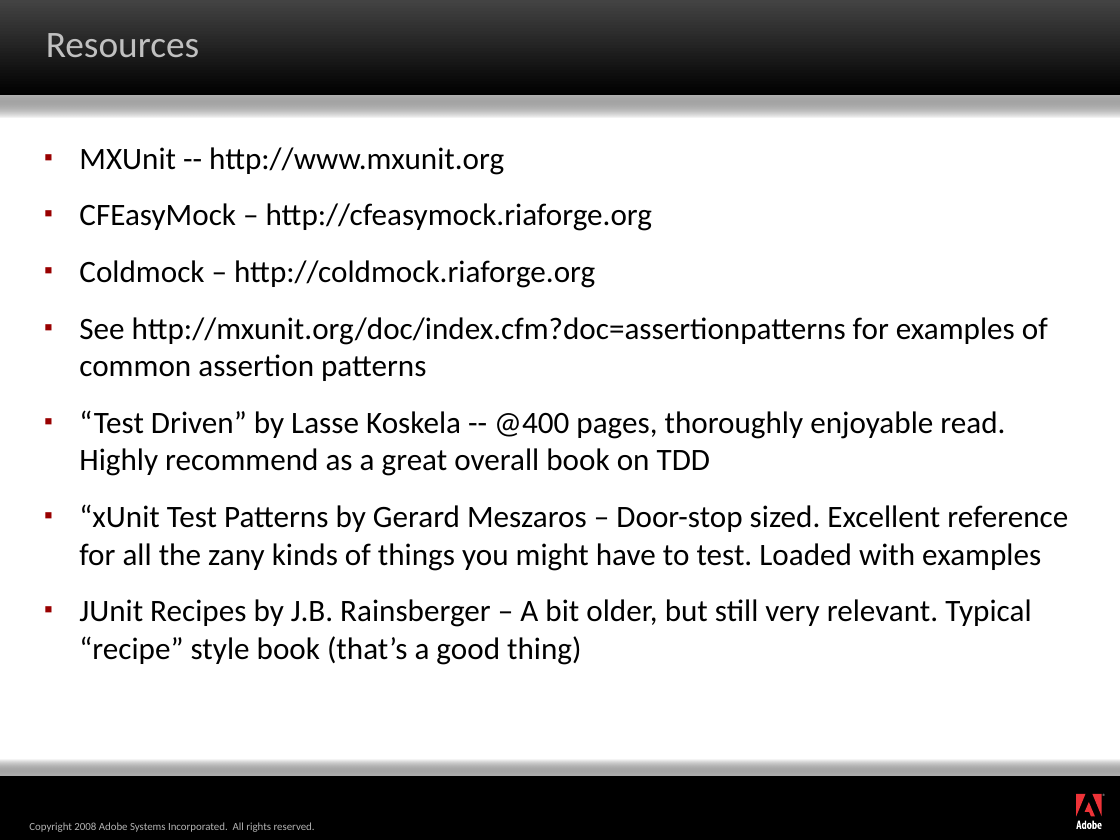
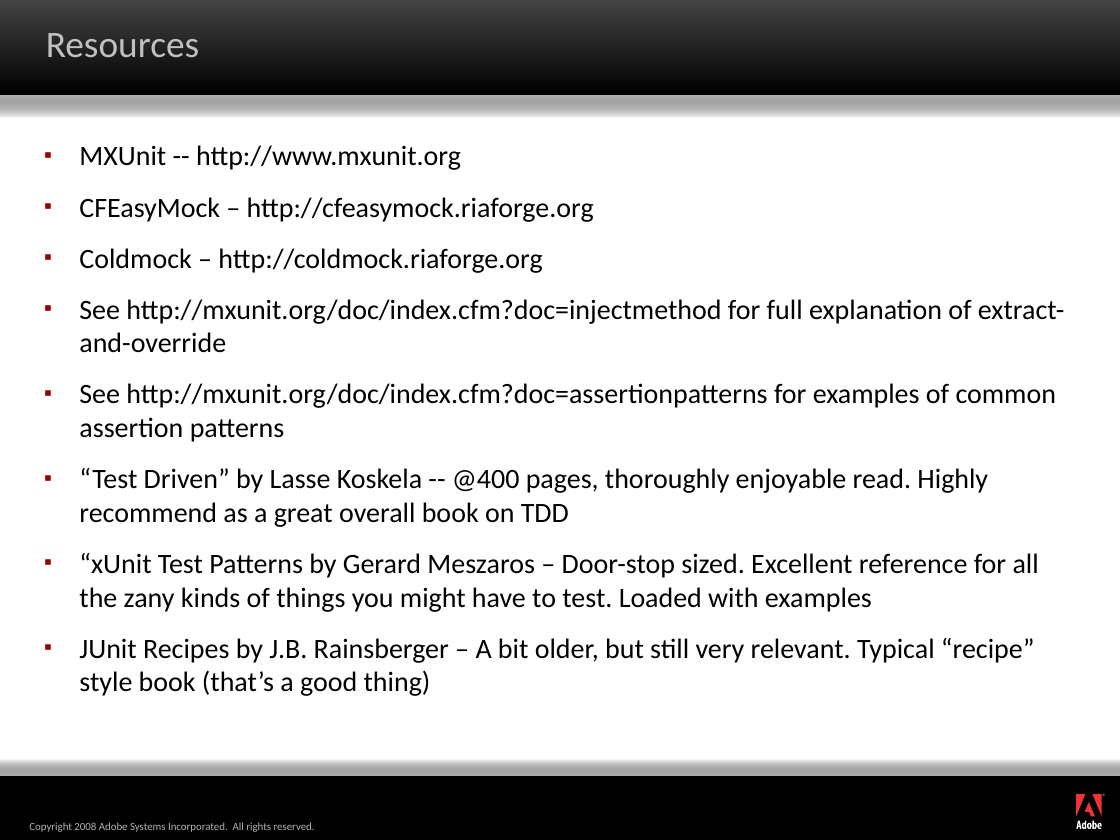
Before and after one commit to marcesher/mxunit-cfmeetups, a slide deck: slide 19 of max08/Marc_Esher_Bill_Shelton_AdvancedPatternsForColdfusionTestAutomation_draft1.ppt. Drawn at 1120x840 pixels with LibreOffice and Linux fonts; fonts in the diff are those of the drawing; background and template pictures are left out. Boxes give left, top, right and bottom in pixels: in the first picture for what was removed or moved away, otherwise in the second. Text is boxed around its words. In the diff, an @@ line names an element or a change of style, - is before the commit and + after.

```diff
--- a/max08/Marc_Esher_Bill_Shelton_AdvancedPatternsForColdfusionTestAutomation_draft1.ppt
+++ b/max08/Marc_Esher_Bill_Shelton_AdvancedPatternsForColdfusionTestAutomation_draft1.ppt
@@ text at (x1=79, y1=145, x2=1056, y2=696): size 20 to 18 pt in "MXUnit -- http://www.mxunit.org", "CFEasyMock – http://cfeasymock.riaforge.org", "Coldmock – http://coldmock.riaforge.org", "See http://mxunit.org/doc/index.cfm?doc=assertionpatterns fo ..." and 3 more places; less space between paragraphs @@
@@ text at (x1=79, y1=299, x2=1065, y2=353): paragraph added @@
+▪ See http://mxunit.org/doc/index.cfm?doc=injectmethod for full explanation of extract-and-override
```
Also in this commit, not shown: 1 other slide changed, 1 other file.
